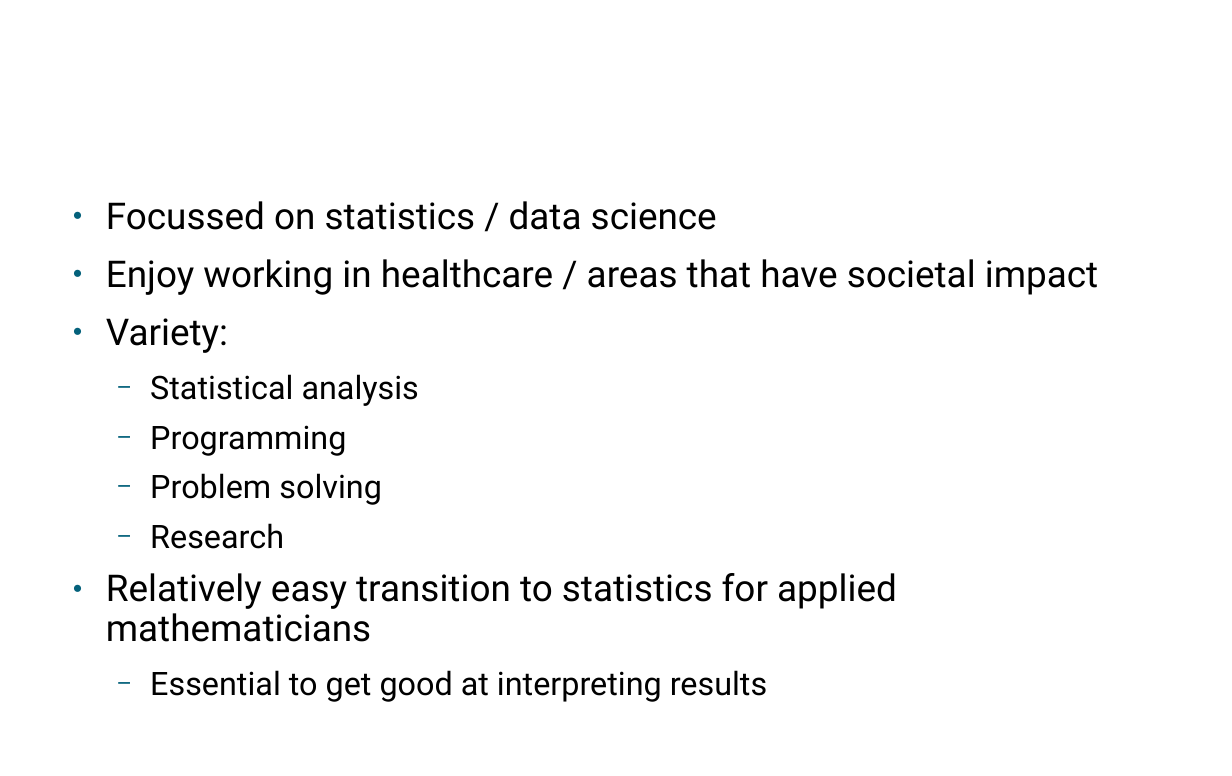
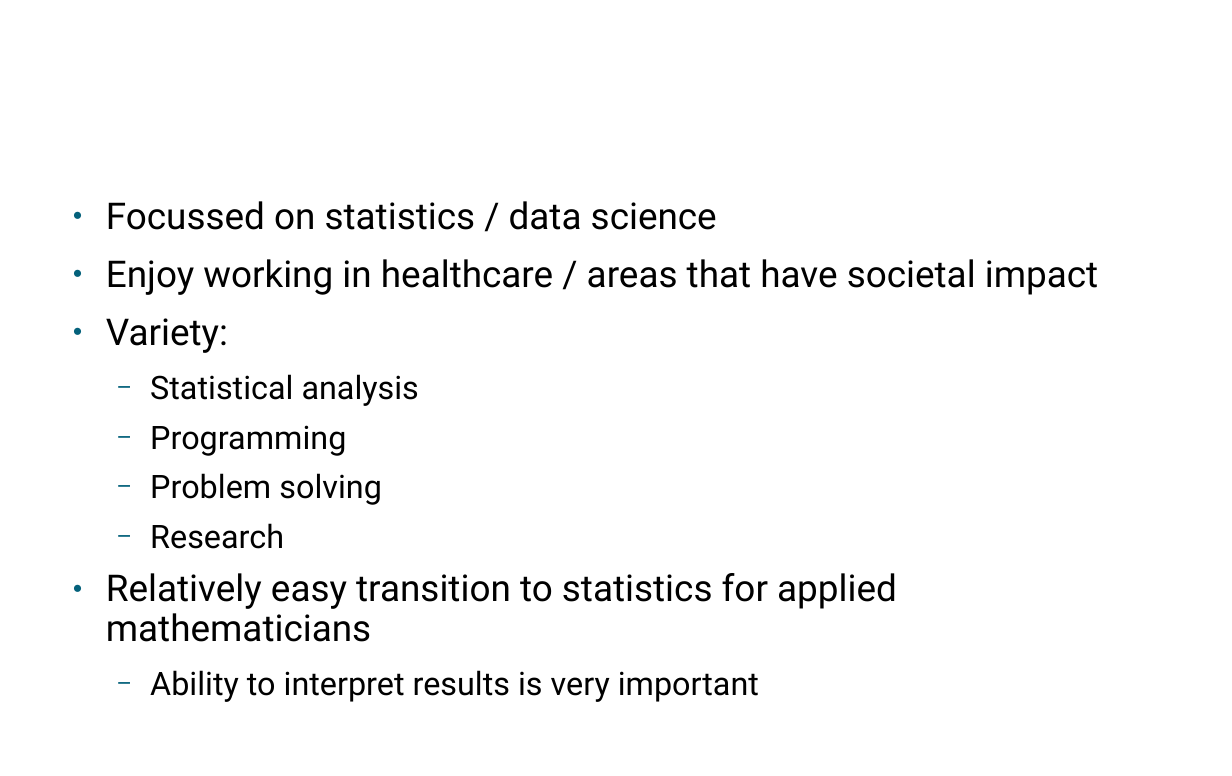
Before and after one commit to alan-y/phiproject-talk, a slide deck: slide 4 of post_phd_ay.pptx. Drawn at 1232x776 pixels with LibreOffice and Linux fonts; fonts in the diff are those of the drawing; background and template pictures are left out. Boxes give left, top, right and bottom in pixels: in the first picture for what was removed or moved away, otherwise in the second. Text is boxed around its words. In the diff, an @@ line names an element or a change of style, - is before the commit and + after.

```diff
--- a/post_phd_ay.pptx
+++ b/post_phd_ay.pptx
@@ text at (x1=150, y1=670, x2=759, y2=702): text changed @@
-  − Essential to get good at interpreting results
+  − Ability to interpret results is very important
```
Also in this commit, not shown: 1 other slide changed, 1 other file.
